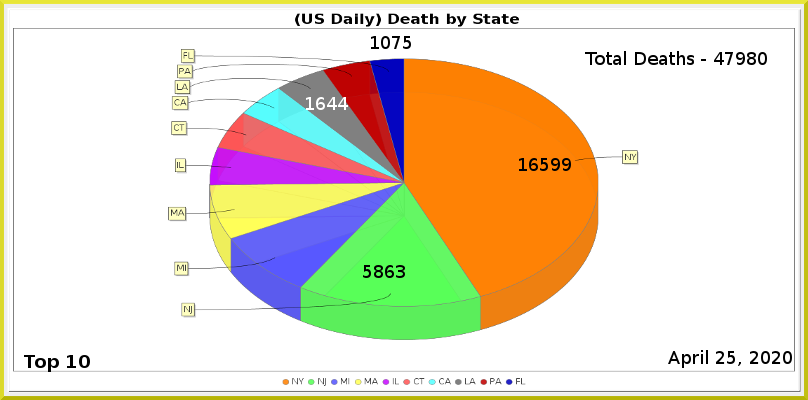
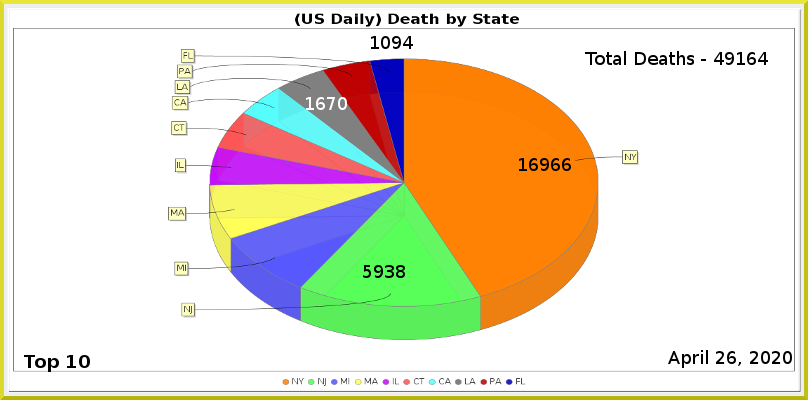
Two versions of the same layered image (808px x 400px). Layer-by-layer changes:
painted on "Least" over [392, 36, 413, 49]
painted on "LA" over [327, 97, 348, 110]
painted on "NJ" over [374, 265, 405, 278]
painted on "NY" over [540, 158, 571, 171]
renamed "Total Deaths - 47980" to "Total Deaths - 49164", painted on it over [725, 52, 768, 65]
painted on "Current Date" over [727, 351, 736, 364]
